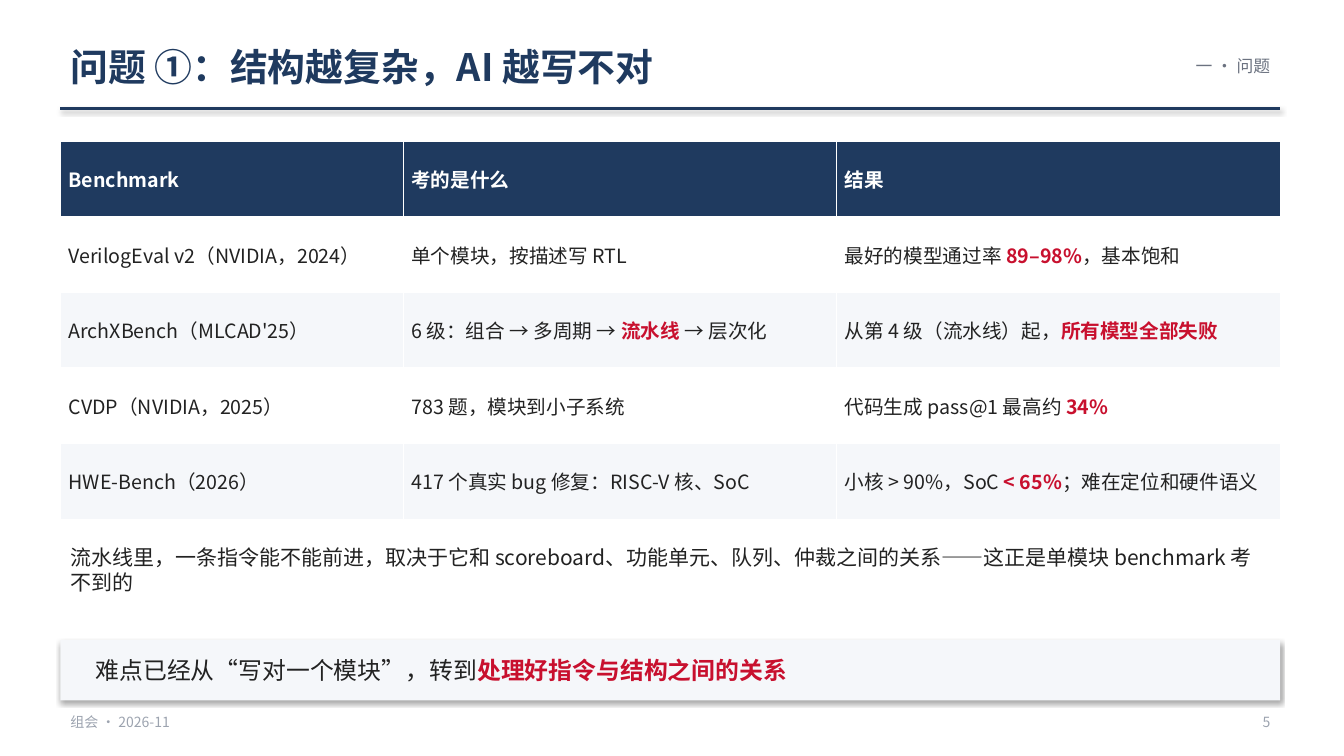
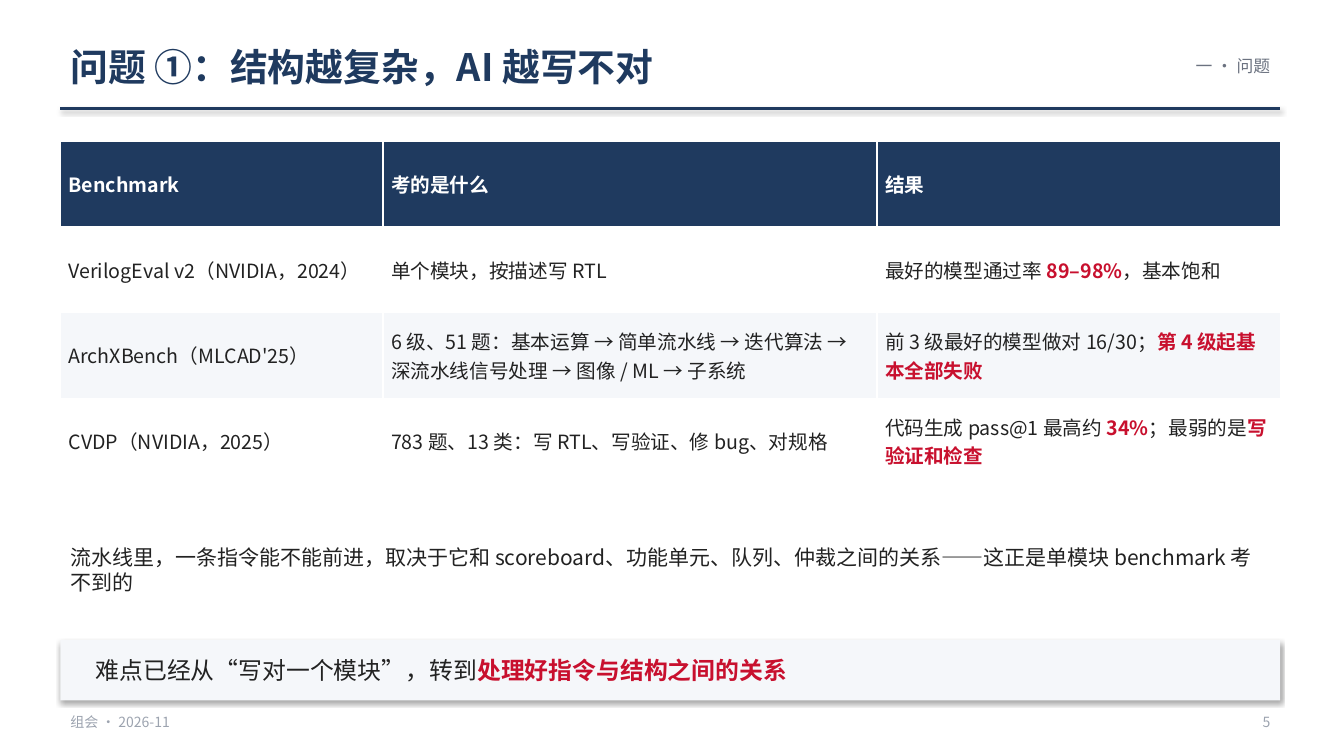
Before and after one commit to WHUDYF/PPT-generate, a slide deck: slide 5 of presentations/group_meeting_20261106/group_meeting_20261106.pptx. Drawn at 1344x756 pixels with LibreOffice and Linux fonts; fonts in the diff are those of the drawing. Boxes give left, top, right and bottom in pixels: in the first picture for what was removed or moved away, otherwise in the second. Text is boxed around its words. In the diff, an @@ line names an element or a change of style, - is before the commit and + after.

```diff
--- a/presentations/group_meeting_20261106/group_meeting_20261106.pptx
+++ b/presentations/group_meeting_20261106/group_meeting_20261106.pptx
@@ table at (60,141,1280,484) @@
-row 3: ArchXBench（MLCAD'25） | 6 级：组合 → 多周期 → 流水线 → 层次化 | 从第 4 级（流水线）起，所有模型全部失败
-row 4: CVDP（NVIDIA，2025） | 783 题，模块到小子系统 | 代码生成 pass@1 最高约 34%
-row 5: HWE-Bench（2026） | 417 个真实 bug 修复：RISC-V 核、SoC | 小核 > 90%，SoC < 65%；难在定位和硬件语义
+row 3: ArchXBench（MLCAD'25） | 6 级、51 题：基本运算 → 简单流水线 → 迭代算法 → 深流水线信号处理 → 图像 / ML → 子系统 | 前 3 级最好的模型做对 16/30；第 4 级起基本全部失败
+row 4: CVDP（NVIDIA，2025） | 783 题、13 类：写 RTL、写验证、修 bug、对规格 | 代码生成 pass@1 最高约 34%；最弱的是写验证和检查
```
Also in this commit, not shown: 2 other slides changed, 7 other files.
